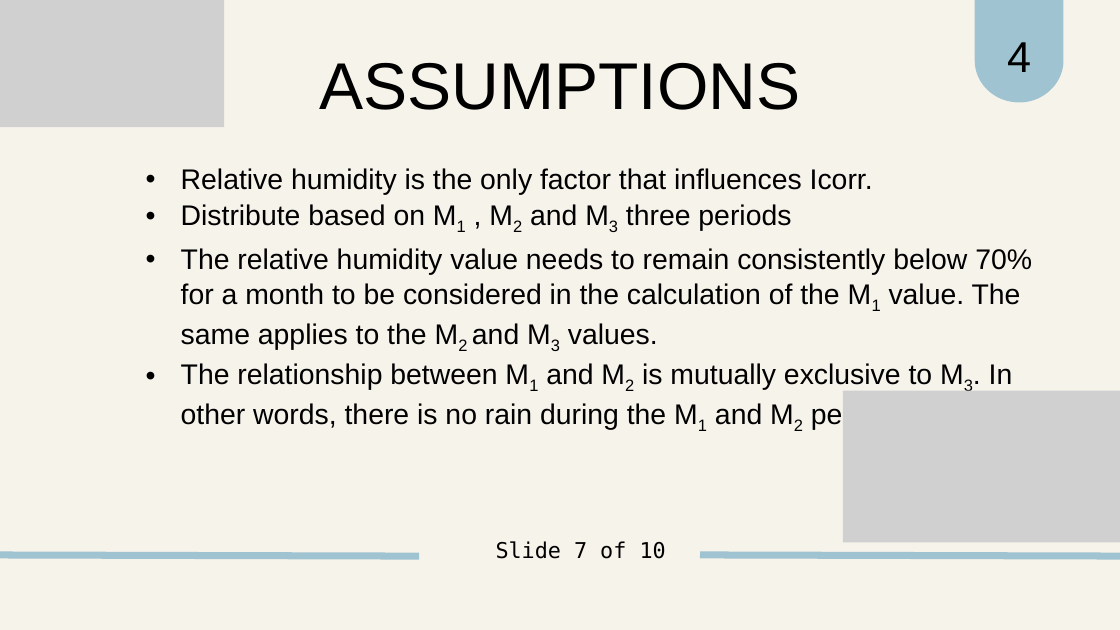
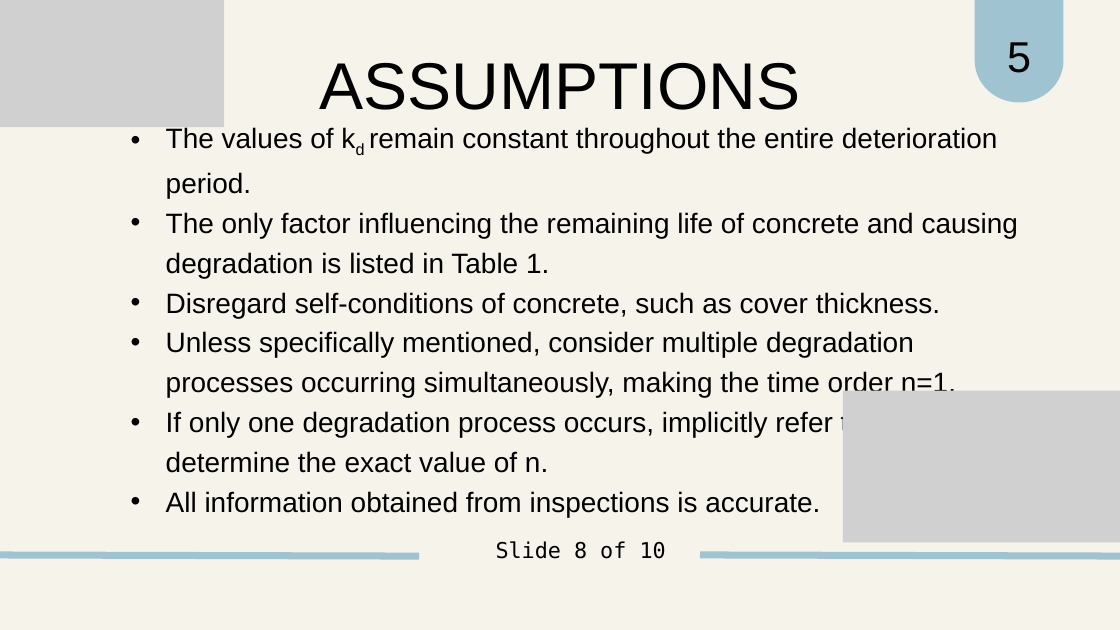
Before and after one commit to kypss94132/CAS741_YiLeng-Chen, a slide deck: slide 9 of docs/Presentations/SRSPresentation .pptx (slide 8 before the commit). Drawn at 1120x630 pixels with LibreOffice and Linux fonts; fonts in the diff are those of the drawing; grey boxes stand for pictures. Boxes give left, top, right and bottom in pixels: in the first picture for what was removed or moved away, otherwise in the second. Text is boxed around its words. In the diff, an @@ line names an element or a change of style, - is before the commit and + after.

```diff
--- a/docs/Presentations/SRSPresentation .pptx
+++ b/docs/Presentations/SRSPresentation .pptx
@@ text at (1007,42,1031,73): text changed @@
-4
+5
@@ text at (166,127,1018,517): text changed; size 36.5 to 36 pt @@
-• Relative humidity is the only factor that influences Icorr.
-• Distribute based on M1 , M2 and M3 three periods
-• The relative humidity value needs to remain consistently below 70% for a month to be considered in the calculation of the M1 value. The same applies to the M2 and M3 values.
-• The relationship between M1 and M2 is mutually exclusive to M3. In other words, there is no rain during the M1 and M2 periods.
+• The values of kd remain constant throughout the entire deterioration period.
+• The only factor influencing the remaining life of concrete and causing degradation is listed in Table 1.
+• Disregard self-conditions of concrete, such as cover thickness.
+• Unless specifically mentioned, consider multiple degradation processes occurring simultaneously, making the time order n=1.
+• If only one degradation process occurs, implicitly refer to Table 1 to determine the exact value of n.
+• All information obtained from inspections is accurate.
@@ text at (496,541,666,559): text changed @@
-Slide 7 of 10
+Slide 8 of 10
```
Also in this commit, not shown: 2 other slides changed, 3 slides added, 3 slides removed.
